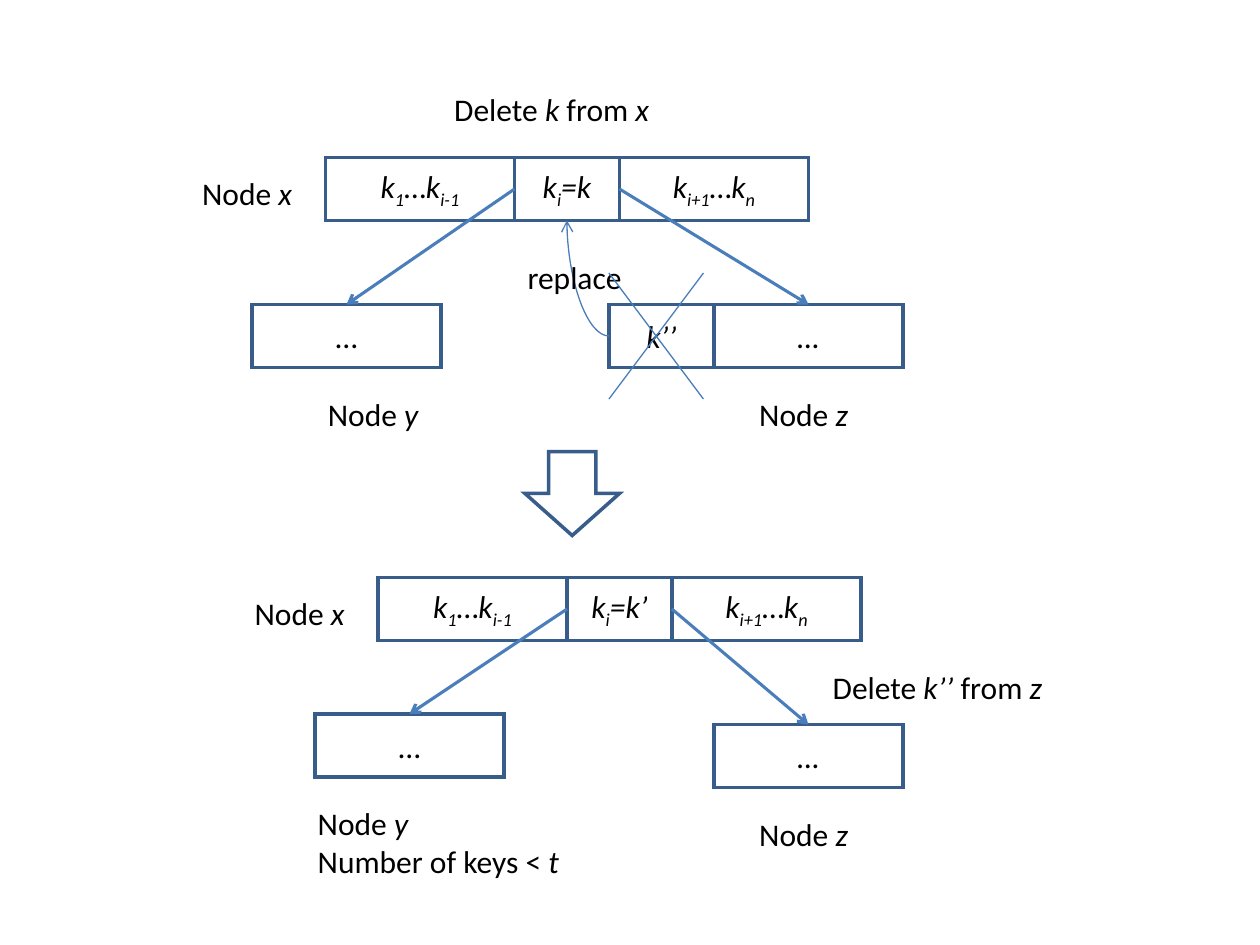
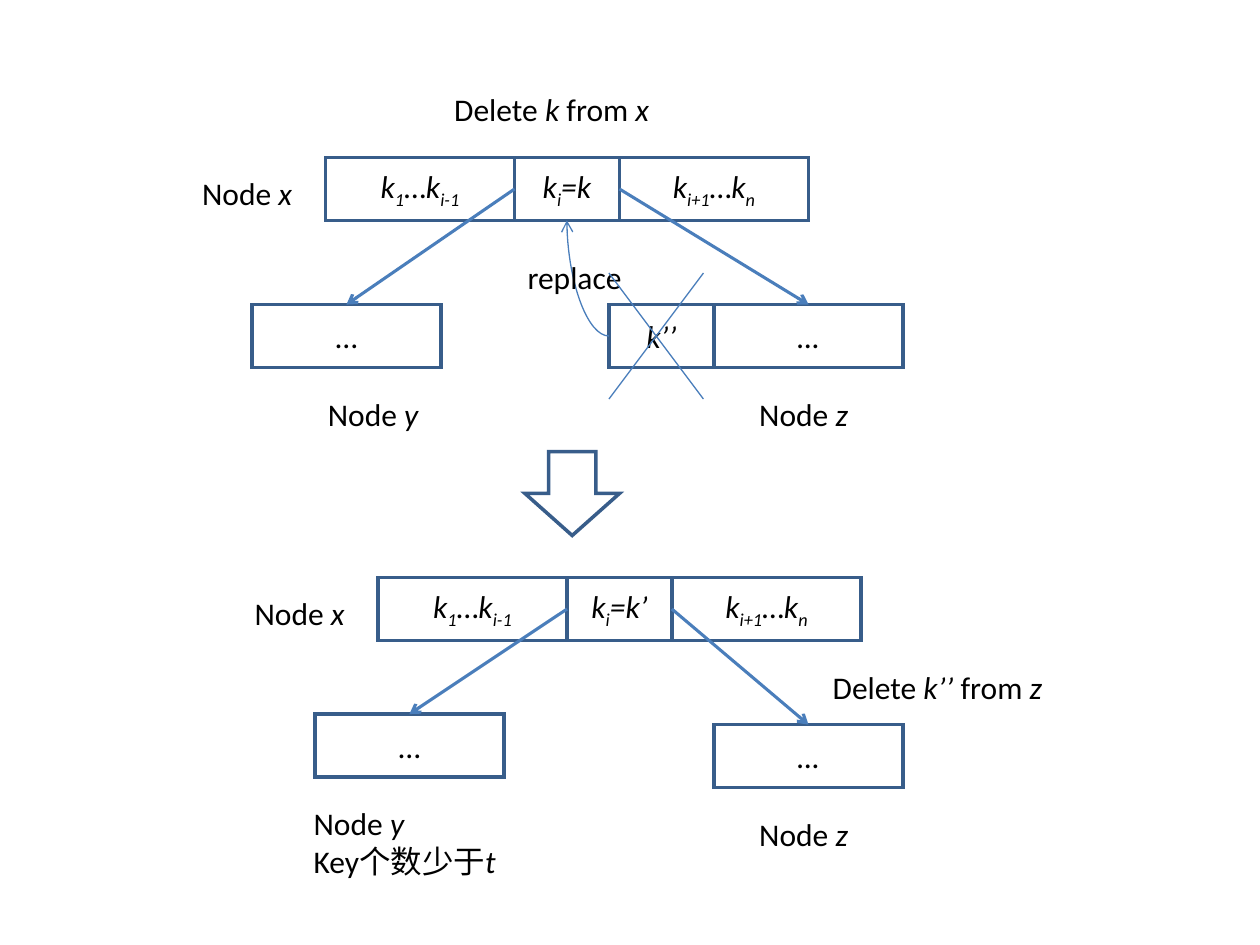
Before and after one commit to liuxinyu95/AlgoXY, a slide deck: slide 2 of datastruct/tree/B-tree/img/btree-del-case2.ppt. Drawn at 1260x945 pixels with LibreOffice and Linux fonts; fonts in the diff are those of the drawing. Boxes give left, top, right and bottom in pixels: in the first picture for what was removed or moved away, otherwise in the second. Text is boxed around its words. In the diff, an @@ line names an element or a change of style, - is before the commit and + after.

```diff
--- a/datastruct/tree/B-tree/img/btree-del-case2.ppt
+++ b/datastruct/tree/B-tree/img/btree-del-case2.ppt
@@ text at [314, 847, 496, 878]: text changed @@
-Number of keys < t
+Key个数少于t
```
Also in this commit, not shown: 1 other slide changed, 7 other files.
